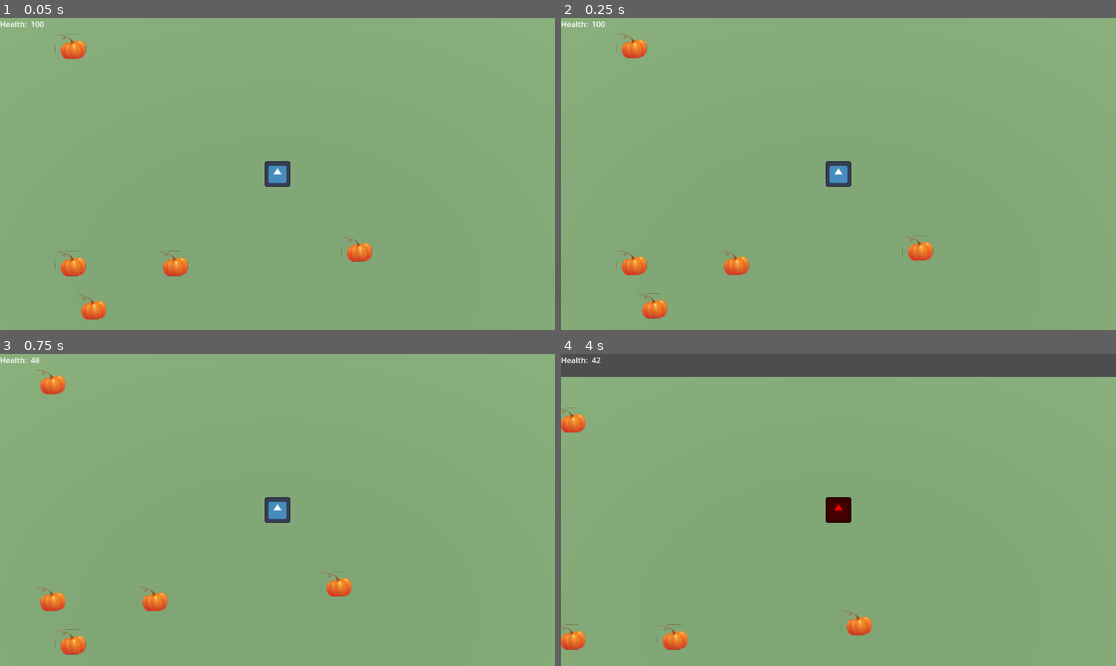
Above: before the commit, frames 1-4 (two rows, left to right).
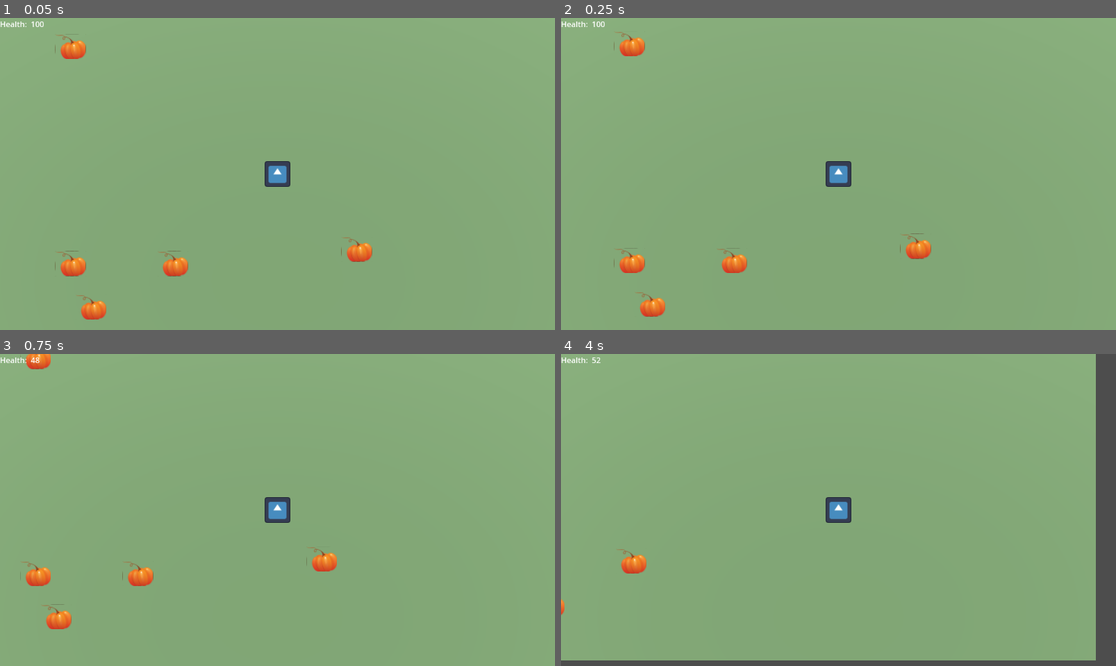
Above: after the commit, the same moments.

Repository: wattsUpJaz/Halloween2022
Game: Godot game, scene res://world.tscn
Two runs of this game, one before a commit and one after it. Both use one fixed random seed, a clock stepped at 60 frames per second and the inputs below. The engine's default icon, where the game draws it, is replaced by a stand-in: a white triangle on a blue panel in a dark square.
Inputs:
- Up to frame 1 (0.05 s): no input
- Up to frame 2 (0.25 s): no input
- Up to frame 3 (0.75 s): hold Right (ui_right) from 0.53 s (still down)
- Up to frame 4 (4 s): release Right (ui_right) at 1.28 s; hold Down (ui_down) 1.28-2.03 s; hold Right (ui_right) 2.03-2.78 s; hold Up (ui_up) 2.78-3.53 s; hold Left (ui_left) from 3.53 s (still down)

Frame 1 is identical in both runs. In frame 2, 0.8% of the frame differs, in the area x 9-68%, y 4-97%; in frame 3, 2.4%; in frame 4, 14%, in the area x 0-100%, y 0-100%.

Commit message:
random movement mech

Diff:
--- a/player.gd
+++ b/player.gd
@@ -4,6 +4,7 @@
 
 const SPEED = 5.0
 var speed_multiplier: float = 1.0
+var move_variance: Vector2 = Vector2.ZERO
 var rand_speeds: Array = [0.5, 2]
 
 # Get the gravity from the project settings to be synced with RigidBody nodes.
@@ -27,7 +28,7 @@
 
 	# Get the input direction and handle the movement/deceleration.
 	# As good practice, you should replace UI actions with custom gameplay actions.
-	var input_dir = Input.get_vector("ui_left", "ui_right", "ui_up", "ui_down")
+	var input_dir = Input.get_vector("ui_left", "ui_right", "ui_up", "ui_down") + move_variance
 	var direction = (transform.basis * Vector3(input_dir.x, 0, input_dir.y)).normalized()
 	if direction:
 		velocity.x = direction.x * speed
@@ -42,6 +43,7 @@
 	health += 10
 	if health > 50:
 		speed_multiplier = 1
+		move_variance = Vector2.ZERO
 		$Sprite3d.modulate = Color(255,255,255,255)
 	#$Sprite3d/Label3d.text = str(pumpkins)
 
@@ -51,11 +53,8 @@
 
 func _on_movement_variance_timer_timeout():
 	if health < 50:
-		var change = randi_range(0,1)
-		change = 1
-		if change:
-			speed_multiplier = rand_speeds[randi_range(0,1)]
-			if speed_multiplier < 1:
-				$Sprite3d.modulate = Color(0,0,255,255)
-			elif speed_multiplier > 1:
-				$Sprite3d.modulate = Color(255,0,0,255)
+		move_variance = Vector2(randf() * (-1 if randi_range(0,1) else 1), randf() * (-1 if randi_range(0,1) else 1))
+			# if speed_multiplier < 1:
+			# 	$Sprite3d.modulate = Color(0,0,255,255)
+			# elif speed_multiplier > 1:
+			# 	$Sprite3d.modulate = Color(255,0,0,255)
--- a/player.tscn
+++ b/player.tscn
@@ -38,17 +38,20 @@
 grow_vertical = 2
 
 [node name="HBoxContainer" type="HBoxContainer" parent="PlayerUI"]
+layout_mode = 1
 anchors_preset = 10
 anchor_right = 1.0
 offset_bottom = 26.0
 grow_horizontal = 2
 
 [node name="HealthLabel" type="Label" parent="PlayerUI/HBoxContainer"]
+layout_mode = 2
 offset_right = 60.0
 offset_bottom = 26.0
 text = "Health: "
 
 [node name="HealthCount" type="Label" parent="PlayerUI/HBoxContainer"]
+layout_mode = 2
 offset_left = 64.0
 offset_right = 92.0
 offset_bottom = 26.0
@@ -59,7 +62,7 @@
 autostart = true
 
 [node name="MovementVarianceTimer" type="Timer" parent="."]
-wait_time = 3.0
+wait_time = 0.2
 autostart = true
 
 [connection signal="timeout" from="HealthTimer" to="." method="_on_health_timer_timeout"]
--- a/world.tscn
+++ b/world.tscn
@@ -17,15 +17,6 @@
 [node name="Player" parent="." instance=ExtResource("1_fumg7")]
 transform = Transform3D(1, 0, 0, 0, 1, 0, 0, 0, 1, 0, 0.0695372, 0)
 
-[node name="HBoxContainer" parent="Player/PlayerUI" index="0"]
-layout_mode = 3
-
-[node name="HealthLabel" parent="Player/PlayerUI/HBoxContainer" index="0"]
-layout_mode = 3
-
-[node name="HealthCount" parent="Player/PlayerUI/HBoxContainer" index="1"]
-layout_mode = 3
-
 [node name="Ground" type="StaticBody3D" parent="."]
 
 [node name="MeshInstance3d" type="MeshInstance3D" parent="Ground"]
